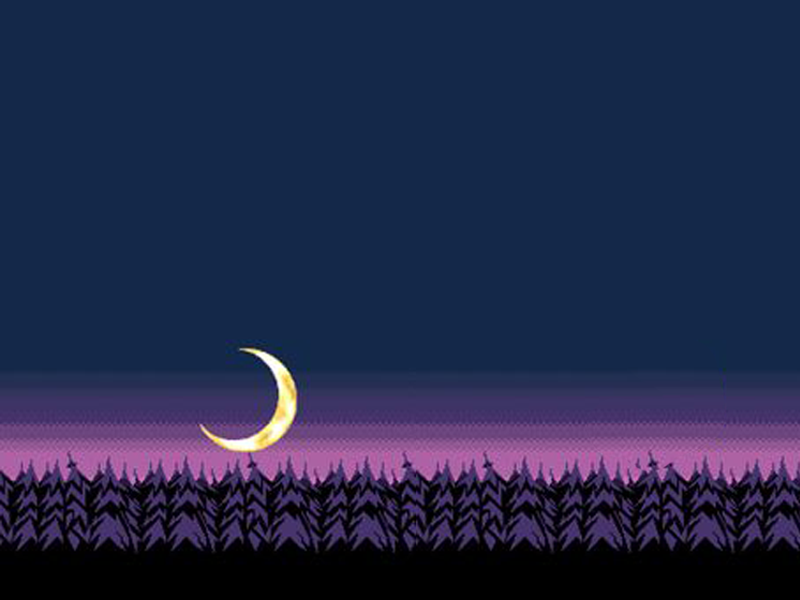
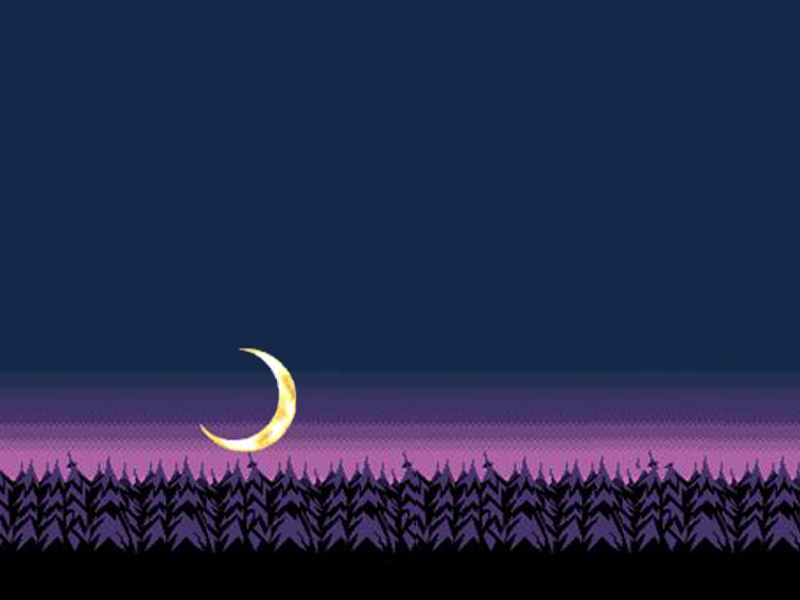
The second 800 × 600 image is a revision of the first. Changes to its layers:
added layer "Layer 3" above "Layer 1" over [218, 345, 297, 435]
painted on "Layer 1" over [218, 339, 339, 435]
